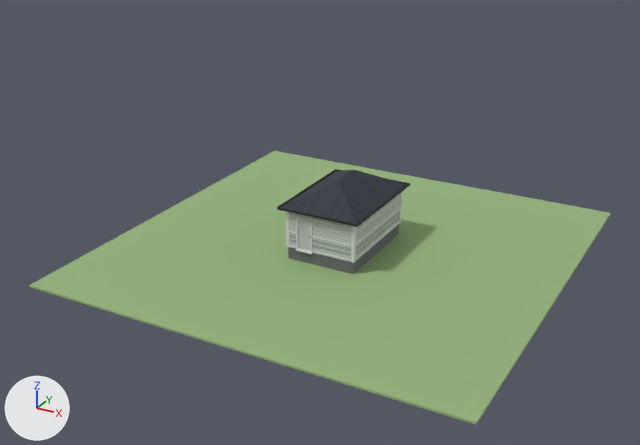
An edit to the glTF model packages/client/public/assets/models/buildings/villa.glb, drawn before and after from the same camera.
Both versions are drawn from a camera (50 mm lens) standing at (27.3, -53.6, 28.4) and looking at (-0.6, -2.9, 3.0). The lights are fixed; the arrows at lower left show +X, +Y and +Z. The picture after the commit comes second. Vertices at exactly the same position are counted once.

Objects in the first picture: 'Ground', 'Villa'.
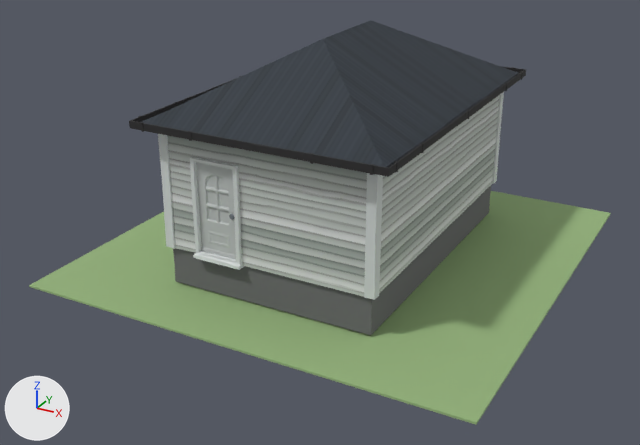
What differs and where, as boxes (x1, y1, x2, y2) in the pictures (640 x 445 px; the box of a moved part takes in the faces that stretch with it):
'Villa', reshaped (197% wider, 198% taller): before (277, 169, 410, 274); after (129, 20, 526, 335)
part 1 of me_mesh, moved or reshaped: before (298, 220, 310, 251); after (196, 162, 236, 259)
part 2 of me_mesh, moved or reshaped: before (296, 219, 312, 254); after (190, 157, 244, 270)
part 3 of me_mesh, moved or reshaped: before (351, 226, 356, 274); after (364, 173, 383, 335)
part 4 of me_mesh, moved or reshaped: before (286, 212, 290, 259); after (158, 134, 180, 282)
part 5 of me_mesh, added: after (129, 20, 526, 334)
part 6 of me_mesh, deleted: before (277, 169, 410, 274)
part 7 of me_mesh, deleted: before (398, 192, 402, 234)

Diff of the bpy script that builds the scene:
```diff
--- a/packages/client/public/assets/models/buildings/villa.glb.py
+++ b/packages/client/public/assets/models/buildings/villa.glb.py
@@ me_mesh @@
 # used by ob_villa; location = (0.0, 0.0, 0.15)
-me_mesh.from_pydata(...)  # 973 vertices, 1699 faces; spans x -3.19..3.19, y -4.44..4.44, z 0.0..5.67
+me_mesh.from_pydata(...)  # 970 vertices, 1698 faces; spans x -8.99..8.99, y -12.52..12.52, z 0.15..16.15
+# me_mesh part 1: the loose piece of 88 vertices spanning x -1.75..-0.71, y -3.95..-3.82, z 1.05..3.28 is scaled about its middle by 2.82, then moved by (-2.24, -7.08, 4.1)
+# me_mesh part 2: the loose piece of 43 vertices spanning x -1.87..-0.59, y -4.1..-3.73, z 0.9..3.35 is scaled about its middle by 2.82, then moved by (-2.24, -7.14, 4.02)
+# me_mesh part 3: the loose piece of 28 vertices spanning x 2.5..2.74, y -3.99..-3.75, z 0.0..3.94 is scaled about its middle by 2.82, then moved by (4.77, -7.05, 3.74)
+# me_mesh part 4: the loose piece of 28 vertices spanning x -2.74..-2.5, y -3.99..-3.75, z 0.0..3.94 is scaled about its middle by 2.82, then moved by (-4.77, -7.05, 3.74)
+# me_mesh part 5: a new loose piece of 348 vertices spanning x -8.94..8.94, y -12.47..12.47, z 0.15..16.15, in mat_polygontown_texture_01_a (picture img_polygontown_texture_01_a)
+# me_mesh part 6: the loose piece of 323 vertices spanning x -3.17..3.17, y -4.42..4.42, z 0.0..5.67 is deleted
+# me_mesh part 7: the loose piece of 28 vertices spanning x 2.5..2.74, y 3.75..3.99, z 0.0..3.94 is deleted
+# other edits to the shape of me_mesh do not show in these pictures
 me_mesh.materials.append(mat_polygontown_texture_01_a)
```
